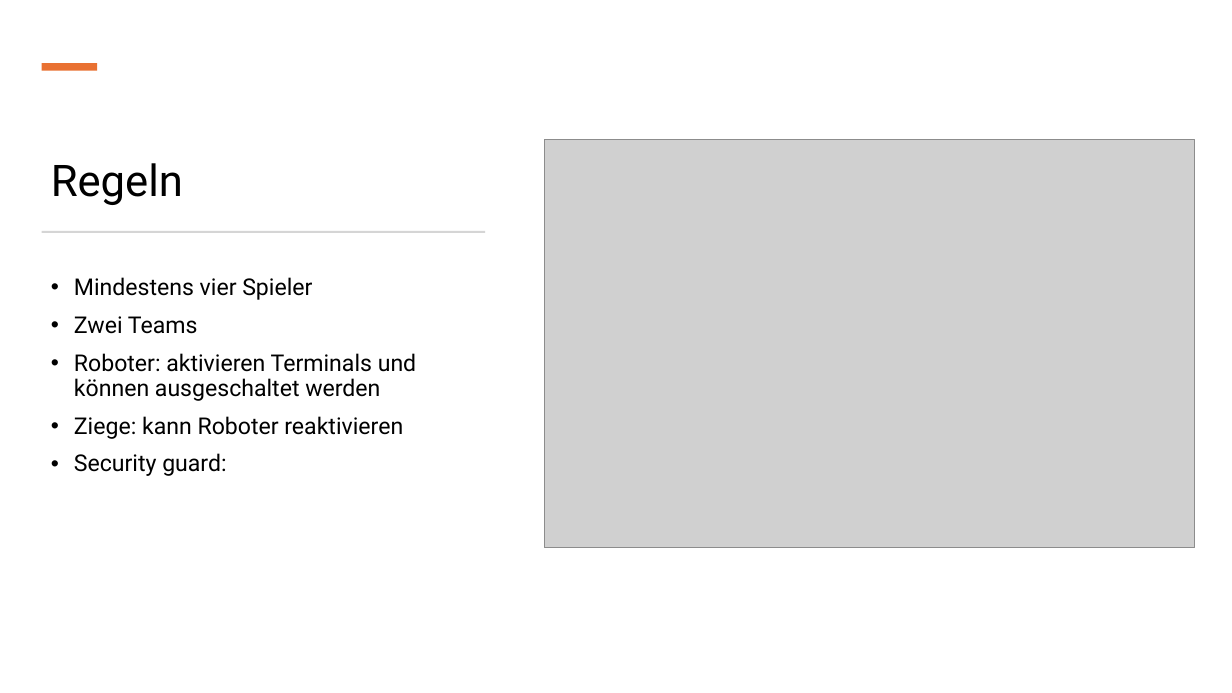
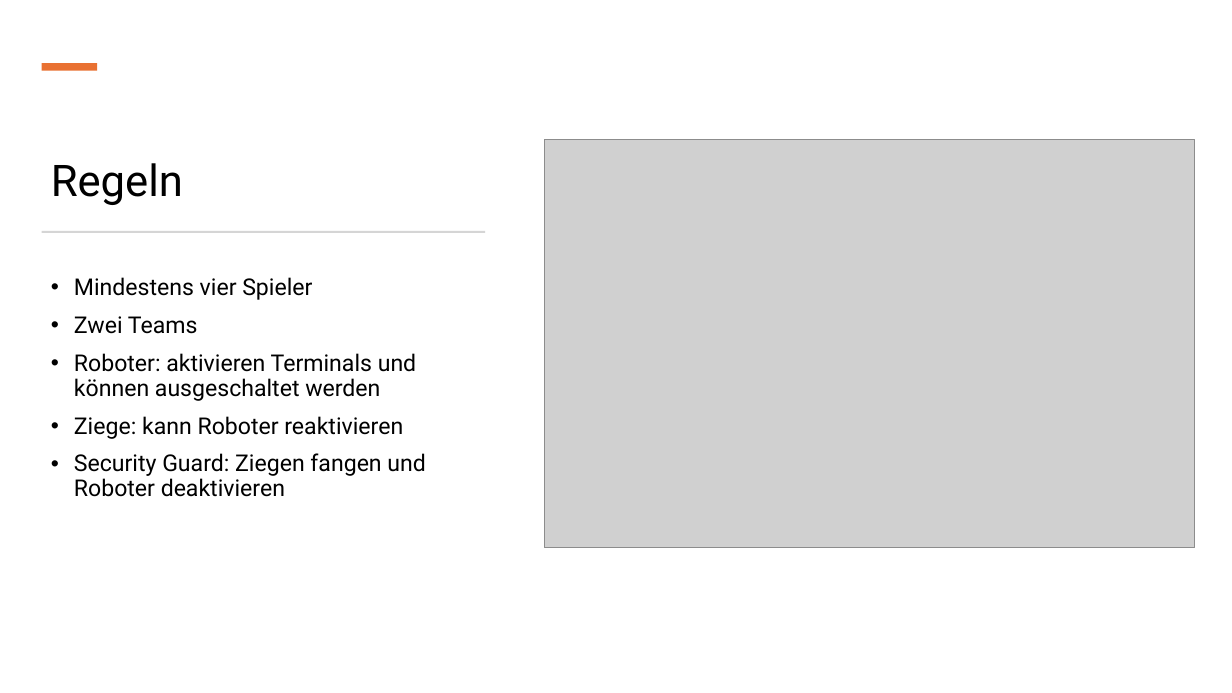
Before and after one commit to verifizieren/iGOAT, a slide deck: slide 3 of Presentation/Gruppe10(Präsentation1).pptx. Drawn at 1232x693 pixels with LibreOffice and Linux fonts; fonts in the diff are those of the drawing; grey boxes stand for pictures. Boxes give left, top, right and bottom in pixels: in the first picture for what was removed or moved away, otherwise in the second. Text is boxed around its words. In the diff, an @@ line names an element or a change of style, - is before the commit and + after.

```diff
--- a/Presentation/Gruppe10(Präsentation1).pptx
+++ b/Presentation/Gruppe10(Präsentation1).pptx
@@ text at (x1=74, y1=453, x2=425, y2=497): text changed @@
-• Security guard:
+• Security Guard: Ziegen fangen und Roboter deaktivieren
```
Also in this commit, not shown: 3 other slides changed.
